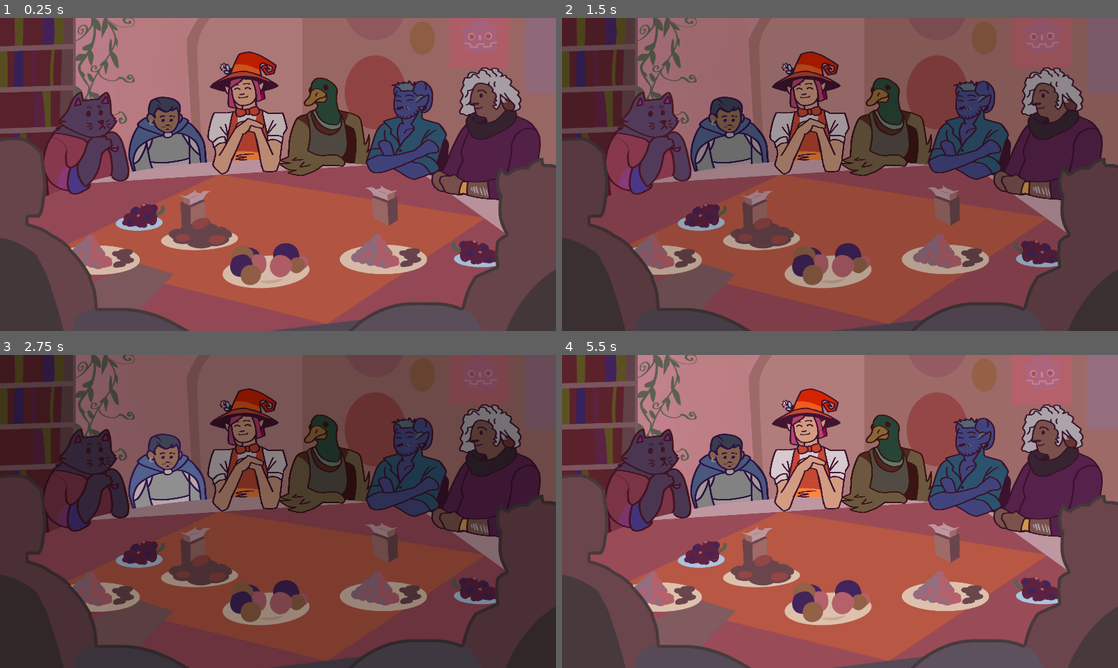
Above: before the commit, frames 1-4 (two rows, left to right).
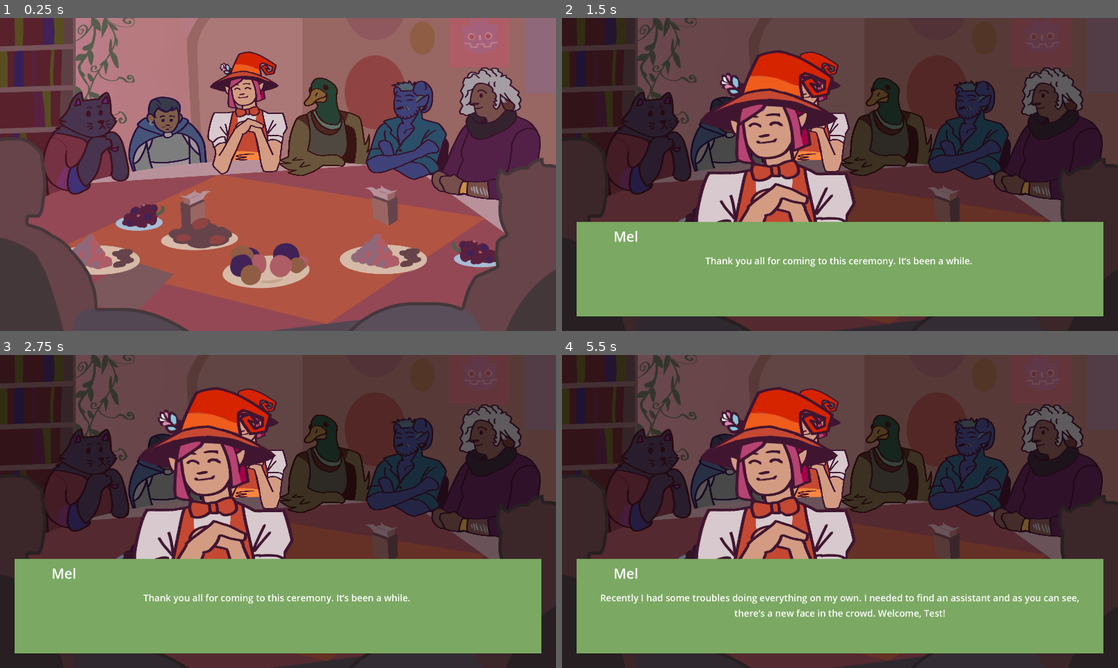
Above: after the commit, the same moments.

Repository: milana-94888u/tea-party
Game: Godot game, scene res://src/scenes/main/main.tscn
The game is run twice, just before and just after one commit, with the same random seed, the same clock (stepped at 60 frames per second) and the same inputs.
Inputs (mouse positions are in pixels of both pictures, inside the frame that each line leads up to):
- Up to frame 1 (0.25 s): no input
- Up to frame 2 (1.5 s): move the mouse to (962, 158) at 0.52 s; move the mouse to (728, 190) at 1.27 s
- Up to frame 3 (2.75 s): move the mouse to (333, 442) at 2.02 s
- Up to frame 4 (5.5 s): move the mouse to (812, 574) at 2.77 s; tap Enter at 3.5 s; move the mouse to (1006, 558) at 3.52 s; click (840, 511) at 4.25 s; move the mouse to (673, 464) at 5.02 s

The runs differ from the first frame. In frame 1, 2.3% of the frame differs, in the area x 37-52%, y 11-50%; in frame 2, 90%; in frame 3, 53%; in frame 4, 98%, in the area x 0-100%, y 0-100%.

Commit message:
fix introduction dialog

Diff:
--- a/resources/main_theme.tres
+++ b/resources/main_theme.tres
@@ -78,6 +78,18 @@
 expand_margin_right = 16.0
 expand_margin_bottom = 8.0
 
+[sub_resource type="StyleBoxEmpty" id="StyleBoxEmpty_61s6n"]
+content_margin_left = 128.0
+content_margin_top = 16.0
+content_margin_right = 128.0
+content_margin_bottom = 16.0
+
+[sub_resource type="StyleBoxEmpty" id="StyleBoxEmpty_1sjkp"]
+content_margin_left = 64.0
+content_margin_top = 8.0
+content_margin_right = 64.0
+content_margin_bottom = 8.0
+
 [sub_resource type="StyleBoxFlat" id="StyleBoxFlat_q01gv"]
 bg_color = Color(0.483912, 0.660092, 0.384535, 1)
 
@@ -89,7 +101,11 @@
 Button/styles/hover = SubResource("StyleBoxFlat_hkkgu")
 Button/styles/normal = SubResource("StyleBoxFlat_6udjs")
 Button/styles/pressed = SubResource("StyleBoxFlat_6emmw")
+HeaderLarge/base_type = &"Label"
 HeaderLarge/font_sizes/font_size = 48
+HeaderLarge/styles/normal = SubResource("StyleBoxEmpty_61s6n")
+Label/constants/line_spacing = 8
+Label/styles/normal = SubResource("StyleBoxEmpty_1sjkp")
 MarginContainer/constants/margin_bottom = 50
 MarginContainer/constants/margin_left = 50
 MarginContainer/constants/margin_right = 50
--- a/src/scenes/main/character.gd
+++ b/src/scenes/main/character.gd
@@ -44,7 +44,7 @@
 		character_data = value
 		set_correct_sprites()
 
-@export var introduction_dialog: DialogData
+
 @export var upset_dialog: DialogData
 @export var back_to_normal_dialog: DialogData
 @export var happy_dialog: DialogData
--- a/src/scenes/main/main.gd
+++ b/src/scenes/main/main.gd
@@ -1,10 +1,11 @@
 extends Control
 
 
+@export var introduction_dialog: DialogData
+
+
 func _ready() -> void:
-	for character in characters:
-		if character.introduction_dialog:
-			await display_dialog(character, character.introduction_dialog)
+	await display_dialog(%Mel, introduction_dialog)
 
 
 @export var highlight_material: Material
--- a/src/scenes/main/main.tscn
+++ b/src/scenes/main/main.tscn
@@ -14,37 +14,27 @@
 [ext_resource type="Resource" uid="uid://ceeqxdqudfeq7" path="res://resources/characters/liam.tres" id="8_s2x27"]
 [ext_resource type="Script" path="res://src/resources/dialog_data.gd" id="9_tlpgv"]
 
+[sub_resource type="Resource" id="Resource_ppora"]
+script = ExtResource("7_v73w7")
+character = ExtResource("6_2dxjs")
+text = "Thank you all for coming to this ceremony. It’s been a while. "
+
+[sub_resource type="Resource" id="Resource_8agmq"]
+script = ExtResource("7_v73w7")
+character = ExtResource("6_2dxjs")
+text = "Recently I had some troubles doing everything on my own. I needed to find an assistant and as you can see, there’s a new face in the crowd. Welcome, *name*!"
+
+[sub_resource type="Resource" id="Resource_1dwxd"]
+script = ExtResource("7_v73w7")
+character = ExtResource("6_2dxjs")
+text = "They’re going to be making today’s tea, so you’re up to criticize them for it. They’ll need to know what everyone likes"
+
+[sub_resource type="Resource" id="Resource_bot4m"]
+script = ExtResource("9_tlpgv")
+lines = Array[ExtResource("7_v73w7")]([SubResource("Resource_ppora"), SubResource("Resource_8agmq"), SubResource("Resource_1dwxd")])
+
 [sub_resource type="CanvasItemMaterial" id="CanvasItemMaterial_b8ujo"]
 light_mode = 1
-
-[sub_resource type="Resource" id="Resource_fk0xm"]
-script = ExtResource("9_tlpgv")
-lines = Array[ExtResource("7_v73w7")]([])
-
-[sub_resource type="Resource" id="Resource_ic7mp"]
-script = ExtResource("7_v73w7")
-character = ExtResource("6_2dxjs")
-text = "meow"
-
-[sub_resource type="Resource" id="Resource_vn5t5"]
-script = ExtResource("9_tlpgv")
-lines = Array[ExtResource("7_v73w7")]([SubResource("Resource_ic7mp")])
-
-[sub_resource type="Resource" id="Resource_vk7ak"]
-script = ExtResource("9_tlpgv")
-lines = Array[ExtResource("7_v73w7")]([])
-
-[sub_resource type="Resource" id="Resource_8ymw0"]
-script = ExtResource("9_tlpgv")
-lines = Array[ExtResource("7_v73w7")]([])
-
-[sub_resource type="Resource" id="Resource_md81o"]
-script = ExtResource("9_tlpgv")
-lines = Array[ExtResource("7_v73w7")]([])
-
-[sub_resource type="Resource" id="Resource_t56jr"]
-script = ExtResource("9_tlpgv")
-lines = Array[ExtResource("7_v73w7")]([])
 
 [node name="Main" type="Control"]
 layout_mode = 3
@@ -54,6 +44,7 @@
 grow_horizontal = 2
 grow_vertical = 2
 script = ExtResource("1_bmpws")
+introduction_dialog = SubResource("Resource_bot4m")
 highlight_material = SubResource("CanvasItemMaterial_b8ujo")
 
 [node name="Background" type="TextureRect" parent="."]
@@ -93,7 +84,6 @@
 offset_bottom = 191.0
 scale = Vector2(0.5, 0.5)
 character_data = ExtResource("4_4k6hw")
-introduction_dialog = SubResource("Resource_fk0xm")
 
 [node name="Brokk" parent="Characters" instance=ExtResource("4_tdins")]
 unique_name_in_owner = true
@@ -104,7 +94,6 @@
 offset_bottom = 160.0
 scale = Vector2(0.5, 0.5)
 character_data = ExtResource("5_0ci1l")
-introduction_dialog = SubResource("Resource_vn5t5")
 
 [node name="Mel" parent="Characters" instance=ExtResource("4_tdins")]
 unique_name_in_owner = true
@@ -115,7 +104,6 @@
 offset_bottom = 85.0
 scale = Vector2(0.5, 0.5)
 character_data = ExtResource("6_2dxjs")
-introduction_dialog = SubResource("Resource_vk7ak")
 
 [node name="Vivienne" parent="Characters" instance=ExtResource("4_tdins")]
 unique_name_in_owner = true
@@ -126,7 +114,6 @@
 offset_bottom = 108.0
 scale = Vector2(0.5, 0.5)
 character_data = ExtResource("7_cmgwm")
-introduction_dialog = SubResource("Resource_8ymw0")
 
 [node name="Liam" parent="Characters" instance=ExtResource("4_tdins")]
 unique_name_in_owner = true
@@ -137,7 +124,6 @@
 offset_bottom = 136.0
 scale = Vector2(0.5, 0.5)
 character_data = ExtResource("8_s2x27")
-introduction_dialog = SubResource("Resource_md81o")
 
 [node name="Om" parent="Characters" instance=ExtResource("4_tdins")]
 unique_name_in_owner = true
@@ -148,7 +134,6 @@
 offset_bottom = 153.0
 scale = Vector2(0.5, 0.5)
 character_data = ExtResource("8_eijjg")
-introduction_dialog = SubResource("Resource_t56jr")
 
 [node name="DetailsFront" type="TextureRect" parent="."]
 layout_mode = 1
--- a/src/scenes/ui/dialog_line.gd
+++ b/src/scenes/ui/dialog_line.gd
@@ -9,6 +9,10 @@
 @onready var sprite_front := %CharacterSpriteFront as Sprite2D
 @onready var title := %Title as Label
 @onready var line_text := %LineText as Label
+
+
+func replace_placeholders(text: String) -> String:
+	return text.replace("*name*", "Test")
 
 
 @export var dialog_line_data: DialogLineData:
@@ -25,7 +29,7 @@
 		sprite_back.texture = dialog_line_data.character.back_sprite_base
 		sprite_front.texture = dialog_line_data.character.front_sprite_base
 		title.text = dialog_line_data.character.name
-		line_text.text = dialog_line_data.text
+		line_text.text = replace_placeholders(dialog_line_data.text)
 
 
 func _on_click_preventing_background_pressed() -> void:
--- a/src/scenes/ui/dialog_line.tscn
+++ b/src/scenes/ui/dialog_line.tscn
@@ -92,7 +92,6 @@
 size_flags_vertical = 3
 text = "Hello"
 horizontal_alignment = 1
-vertical_alignment = 1
 autowrap_mode = 3
 
 [connection signal="pressed" from="ClickPreventingBackground" to="." method="_on_click_preventing_background_pressed"]
Not shown: 1 places in resources/main_theme.tres that only renumber resources
Not shown: 1 places in src/scenes/main/main.tscn that only renumber resources
